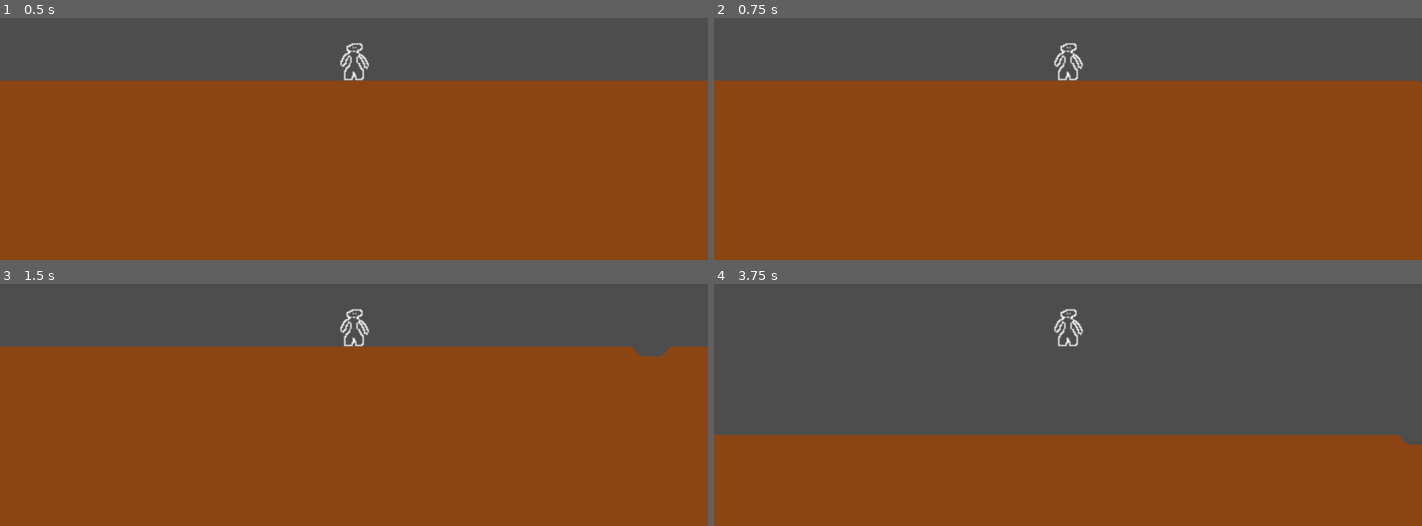
Above: before the commit, frames 1-4 (two rows, left to right).
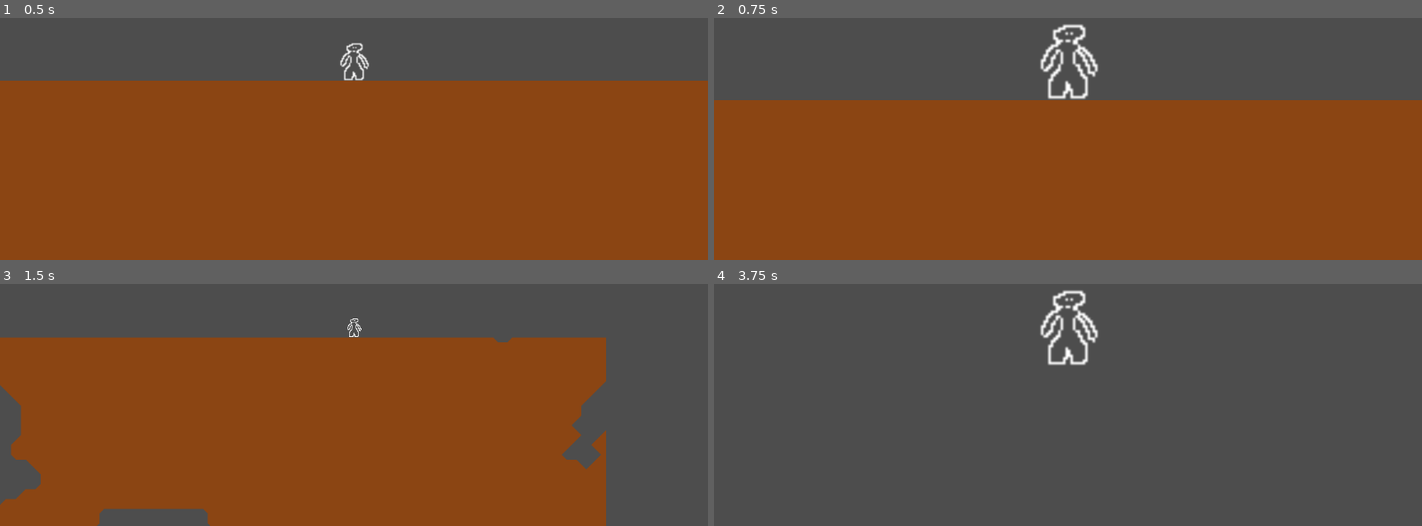
Above: after the commit, the same moments.

Repository: bingecraft-net/sandbox
Game: Godot game, scene res://marching_squares_demo.tscn
Same seed, same stepped clock (60 frames per second), same inputs: the game is played once before the commit and once after it.
Inputs:
- Up to frame 1 (0.5 s): no input
- Up to frame 2 (0.75 s): tap Enter at 0.5 s; hold Right (ui_right) from 0.53 s (still down); tap Z (ui_zoom_in, bound only after the commit) at 0.6 s
- Up to frame 3 (1.5 s): tap X (ui_zoom_out, bound only after the commit) at 0.8, 1.35 s; tap Space at 1.25 s; release Right (ui_right) at 1.28 s; hold Down (ui_down) from 1.28 s (still down)
- Up to frame 4 (3.75 s): tap Z (ui_zoom_in, bound only after the commit) at 1.55, 2.1, 3.05, 3.6 s; tap Enter at 2 s; release Down (ui_down) at 2.03 s; hold Right (ui_right) 2.03-2.78 s; tap X (ui_zoom_out, bound only after the commit) at 2.3, 2.85 s; tap Space at 2.75 s; hold Up (ui_up) 2.78-3.53 s; hold Left (ui_left) from 3.53 s (still down)

Frame 1 is identical in both runs. In frame 2, 9.0% of the frame differs, in the area x 0-100%, y 2-34%; in frame 3, 17%; in frame 4, 39%, in the area x 0-100%, y 2-100%.

Commit message:
add zoom

Diff:
--- a/player.gd
+++ b/player.gd
@@ -38,4 +38,10 @@
 	if Input.is_action_just_pressed("ui_up"):
 		mine_down.emit($RigidBody2D.global_position + Vector2.UP * 32, 32, -0.1)
 
+	if Input.is_action_just_pressed("ui_zoom_in"):
+		$RigidBody2D/Camera2D.zoom = $RigidBody2D/Camera2D.zoom * 2
+
+	if Input.is_action_just_pressed("ui_zoom_out"):
+		$RigidBody2D/Camera2D.zoom = $RigidBody2D/Camera2D.zoom / 2
+
 	$RigidBody2D.linear_velocity = linear_velocity * speed
--- a/project.godot
+++ b/project.godot
@@ -15,6 +15,19 @@
 config/features=PackedStringArray("4.6", "Forward Plus")
 config/icon="res://icon.svg"
 
+[input]
+
+ui_zoom_in={
+"deadzone": 0.2,
+"events": [Object(InputEventKey,"resource_local_to_scene":false,"resource_name":"","device":-1,"window_id":0,"alt_pressed":false,"shift_pressed":false,"ctrl_pressed":false,"meta_pressed":false,"pressed":false,"keycode":0,"physical_keycode":90,"key_label":0,"unicode":122,"location":0,"echo":false,"script":null)
+]
+}
+ui_zoom_out={
+"deadzone": 0.2,
+"events": [Object(InputEventKey,"resource_local_to_scene":false,"resource_name":"","device":-1,"window_id":0,"alt_pressed":false,"shift_pressed":false,"ctrl_pressed":false,"meta_pressed":false,"pressed":false,"keycode":0,"physical_keycode":88,"key_label":0,"unicode":120,"location":0,"echo":false,"script":null)
+]
+}
+
 [physics]
 
 3d/physics_engine="Jolt Physics"
